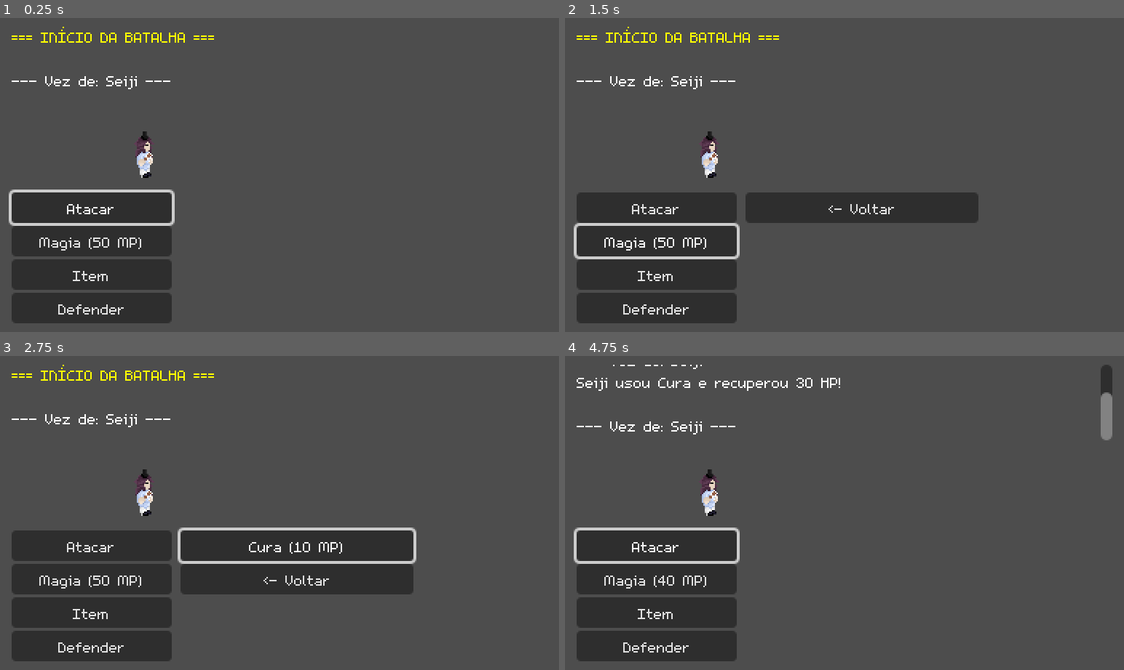
Above: before the commit, frames 1-4 (two rows, left to right).
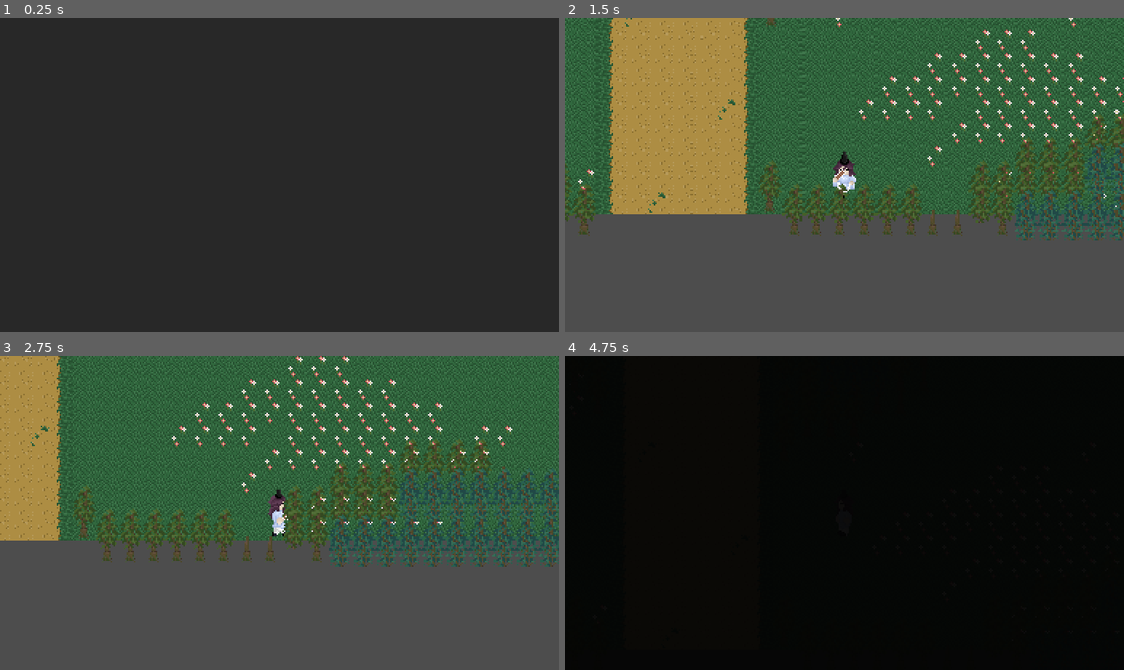
Above: after the commit, the same moments.

Repository: MatheusOliveiraT/Honden-no-Densestu
Game: Godot game, scene res://battle/battle_scene.tscn
Same seed, same stepped clock (60 frames per second), same inputs: the game is played once before the commit and once after it. This scene is started directly instead of the project's main scene.
Inputs (mouse positions are in pixels of both pictures, inside the frame that each line leads up to):
- Up to frame 1 (0.25 s): no input
- Up to frame 2 (1.5 s): tap Enter (ui_accept) at 0.5, 0.77 s; move the mouse to (967, 159) at 0.52 s; hold Right (direita) 0.53-1.28 s; hold Shift (correr) 0.53-1.28 s; click (967, 159) at 0.67 s; move the mouse to (732, 190) at 1.27 s; hold Down (baixo) from 1.28 s (still down); tap X (interagir) at 1.35 s
- Up to frame 3 (2.75 s): tap Enter (ui_accept) at 1.52 s; move the mouse to (335, 443) at 2.02 s; release Down (baixo) at 2.03 s; hold Right (direita) from 2.03 s (still down); hold Shift (correr) from 2.03 s (still down)
- Up to frame 4 (4.75 s): move the mouse to (816, 575) at 2.77 s; release Right (direita) at 2.78 s; release Shift (correr) at 2.78 s; hold Up (cima) 2.78-3.53 s; tap X (interagir) at 2.85 s; click (816, 575) at 2.92 s; tap Enter (ui_accept) at 3.02, 3.77 s; move the mouse to (1012, 560) at 3.52 s; hold Left (esquerda) 3.53-4.25 s; hold Shift (correr) 3.53-4.25 s; tap Escape (menu) at 4.15 s; click (844, 425) at 4.25 s, where only the run after the commit has a clickable "> Começar Novo Jogo"

The runs differ from the first frame. In frame 1, 89% of the frame differs, in the area x 0-100%, y 0-100%; in frame 2, 75%; in frame 3, 77%; in frame 4, 100%.

Commit message:
bug fixess

Diff:
--- a/battle/battle_manager.gd
+++ b/battle/battle_manager.gd
@@ -26,10 +26,11 @@
 
 func _ready() -> void:
 	_create_temp_ui()
-	await _spawn_combatants()
-	start_battle()
-
-func _spawn_combatants() -> void:
+	var success = await _spawn_combatants()
+	if success:
+		start_battle()
+
+func _spawn_combatants() -> bool:
 	if enemy_spawns.is_empty():
 		var spawns_container = get_node_or_null("../SpawnPositions")
 		if spawns_container:
@@ -37,17 +38,18 @@
 				if spawn_node is Marker2D and "EnemySpawn" in spawn_node.name:
 					enemy_spawns.append(spawn_node)
 		enemy_spawns.sort_custom(func(a, b): return a.name < b.name)
-
+	var party_data = GameManager.current_enemy_party_data
+	if party_data.is_empty() and GameManager.current_enemy_data:
+		party_data.append(GameManager.current_enemy_data)
+	if party_data.is_empty():
+		push_warning("BattleManager iniciou sem dados de inimigos válidos. Cancelando batalha...")
+		SceneTransition.fade_to_battle(GameManager.current_map_scene_path)
+		return false
 	if player_scene and player_spawn:
 		var player_instance = player_scene.instantiate()
 		player_party.append(player_instance)
 		player_instance.add_to_group("Players")
 		get_parent().add_child.call_deferred(player_instance)
-
-	var party_data = GameManager.current_enemy_party_data
-	if party_data.is_empty() and GameManager.current_enemy_data:
-		party_data.append(GameManager.current_enemy_data)
-
 	for i in range(party_data.size()):
 		var data = party_data[i]
 		var enemy_instance = BattleEnemy.new()
@@ -64,22 +66,20 @@
 		get_parent().add_child.call_deferred(enemy_instance)
 		if sprite.sprite_frames and sprite.sprite_frames.has_animation("em_batalha"):
 			sprite.play("em_batalha")
-
 	await get_tree().process_frame
-
 	for player in player_party:
 		if is_instance_valid(player) and player_spawn:
 			player.global_position = player_spawn.global_position.round()
 			player.set_physics_process(false)
 			if player.has_method("set_in_battle"):
 				player.set_in_battle(true)
-
 	for i in range(enemy_party.size()):
 		if is_instance_valid(enemy_party[i]):
 			if i < enemy_spawns.size() and enemy_spawns[i] != null:
 				enemy_party[i].global_position = enemy_spawns[i].global_position.round()
 			elif not enemy_spawns.is_empty() and enemy_spawns[0] != null:
 				enemy_party[i].global_position = (enemy_spawns[0].global_position + Vector2(i * 32, 0)).round()
+	return true
 
 func _create_temp_ui() -> void:
 	ui_canvas = CanvasLayer.new()
--- a/entities/enemies/enemy_overworld.gd
+++ b/entities/enemies/enemy_overworld.gd
@@ -93,8 +93,12 @@
 
 func _on_body_entered(body: Node2D) -> void:
 	if body is Seiji:
+		if enemy_data == null or GameManager.is_transitioning:
+			return
+		GameManager.is_transitioning = true
 		target_player = null
 		velocity = Vector2.ZERO
+		interaction_area.set_deferred("monitoring", false)
 		GameManager.player_map_position = body.global_position
 		GameManager.returning_from_battle = true
 		GameManager.defeated_enemy_id = enemy_id
--- a/resources/game_manager.gd
+++ b/resources/game_manager.gd
@@ -27,6 +27,8 @@
 var owned_equipments: Array[EquipmentData] = []
 var equipped_weapon: EquipmentData = null
 var equipped_armor: EquipmentData = null
+
+var is_transitioning: bool = false
 
 func _ready() -> void:
 	_init_default_spells()
@@ -35,6 +37,16 @@
 	var cura := load("res://resources/spells/cura.tres") as SpellData
 	unlock_spell(cura, false)
 	equip_spell(cura)
+
+func disable_all_overworld_enemies() -> void:
+	is_transitioning = true
+	var enemies = get_tree().get_nodes_in_group("Enemies")
+	for enemy in enemies:
+		if enemy is OverworldEnemy:
+			enemy.set_physics_process(false)
+			if is_instance_valid(enemy.interaction_area):
+				enemy.interaction_area.set_deferred("monitoring", false)
+				enemy.interaction_area.set_deferred("monitorable", false)
 
 func add_equipment(equip: EquipmentData) -> void:
 	if not owned_equipments.has(equip):
@@ -331,6 +343,7 @@
 	if unlocked_spells.is_empty():
 		_init_default_spells()
 	returning_from_battle = true
+	is_transitioning = false
 	get_tree().paused = false
 	get_tree().change_scene_to_file(current_map_scene_path)
 	return true
--- a/resources/scene_transition/scene_transition.gd
+++ b/resources/scene_transition/scene_transition.gd
@@ -3,6 +3,7 @@
 @onready var color_rect: ColorRect = $ColorRect
 
 func _ready() -> void:
+	GameManager.is_transitioning = false
 	color_rect.mouse_filter = Control.MOUSE_FILTER_IGNORE
 	color_rect.color.a = 0.0
 	color_rect.set_anchors_preset(Control.PRESET_FULL_RECT)
--- a/resources/spell_data.gd
+++ b/resources/spell_data.gd
@@ -22,5 +22,5 @@
 		return description
 	match type:
 		SpellType.HEAL:
-			return "Recupera HP instantaneamente." % base_value
+			return "Recupera %d HP instantaneamente." % base_value
 	return ""
--- a/ui/pause_menu/pause_menu.gd
+++ b/ui/pause_menu/pause_menu.gd
@@ -90,7 +90,10 @@
 	if btn_back: btn_back.pressed.connect(_close_slots_panel)
 
 func _on_new_game_pressed() -> void:
+	GameManager.disable_all_overworld_enemies()
 	toggle_pause_menu()
+	GameManager.current_enemy_data = null
+	GameManager.current_enemy_party_data.clear()
 	GameManager.total_souls = 0
 	GameManager.total_coins = 0
 	GameManager.current_hp = -1
@@ -99,7 +102,10 @@
 	GameManager.owned_equipments.clear()
 	GameManager.equipped_weapon = null
 	GameManager.equipped_armor = null
+	GameManager.defeated_enemy_id = ""
 	GameManager.defeated_enemies.clear()
+	GameManager.returning_from_battle = false
+	GameManager.player_map_position = Vector2.ZERO
 	SceneTransition.fade_to_battle("res://levels/floresta.tscn")
 
 func _on_save_pressed() -> void:
@@ -164,5 +170,6 @@
 		if slot_index - 1 < slot_buttons.size() and is_instance_valid(slot_buttons[slot_index - 1]):
 			slot_buttons[slot_index - 1].grab_focus()
 	else:
+		GameManager.disable_all_overworld_enemies()
 		toggle_pause_menu()
 		GameManager.load_game(slot_index)
